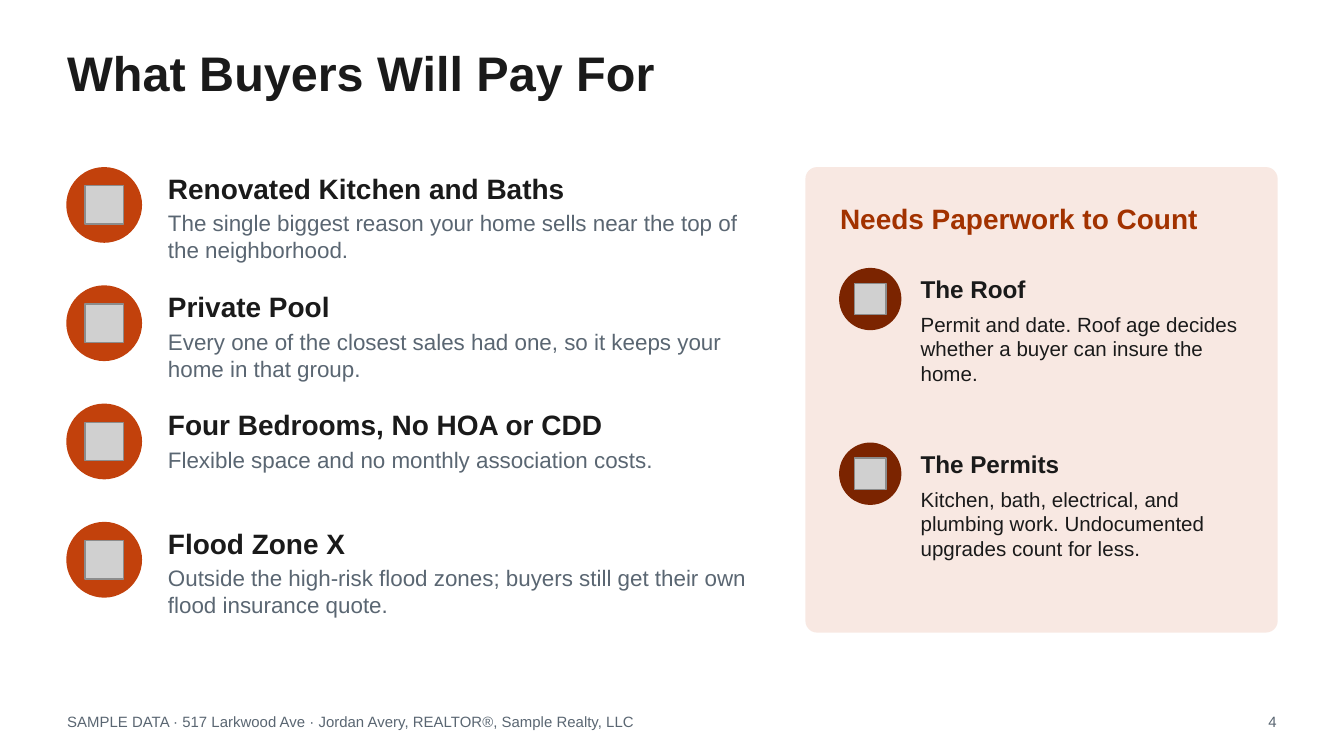
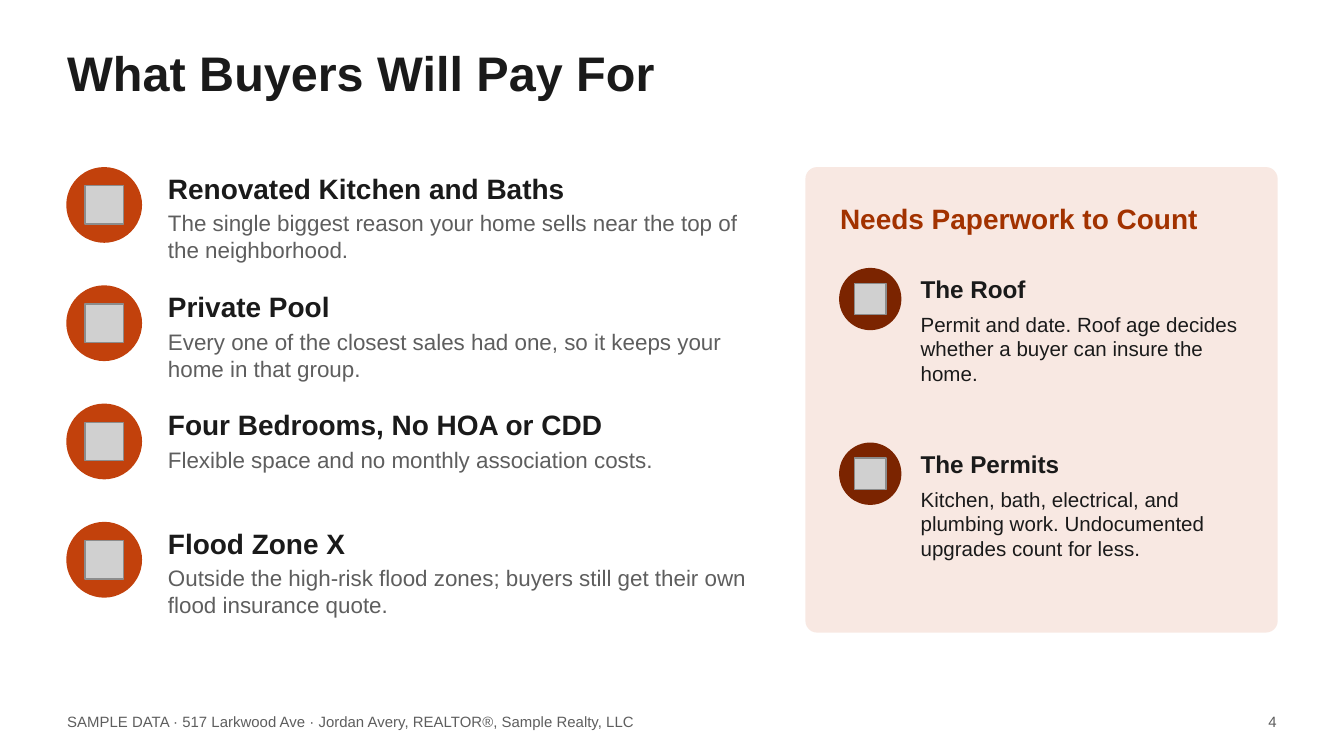
Before and after one commit to axelrivera/real-estate-skills, a slide deck: slide 4 of samples/seller-cma/517-Larkwood-Ave-Listing-Presentation.pptx. Drawn at 1344x756 pixels with LibreOffice and Linux fonts; fonts in the diff are those of the drawing; grey boxes stand for pictures. Boxes give left, top, right and bottom in pixels: in the first picture for what was removed or moved away, otherwise in the second. Text is boxed around its words. In the diff, an @@ line names an element or a change of style, - is before the commit and + after.

```diff
--- a/samples/seller-cma/517-Larkwood-Ave-Listing-Presentation.pptx
+++ b/samples/seller-cma/517-Larkwood-Ave-Listing-Presentation.pptx
@@ text colour #5A6672 to #5E5E5E in 6 elements at (x1=168, y1=215, x2=737, y2=263), (x1=168, y1=334, x2=720, y2=382), (x1=168, y1=452, x2=652, y2=473), (x1=168, y1=570, x2=746, y2=618), (x1=67, y1=716, x2=633, y2=730), (x1=1268, y1=717, x2=1276, y2=727) @@
```
Also in this commit, not shown: 12 other slides changed, 9 other files.
